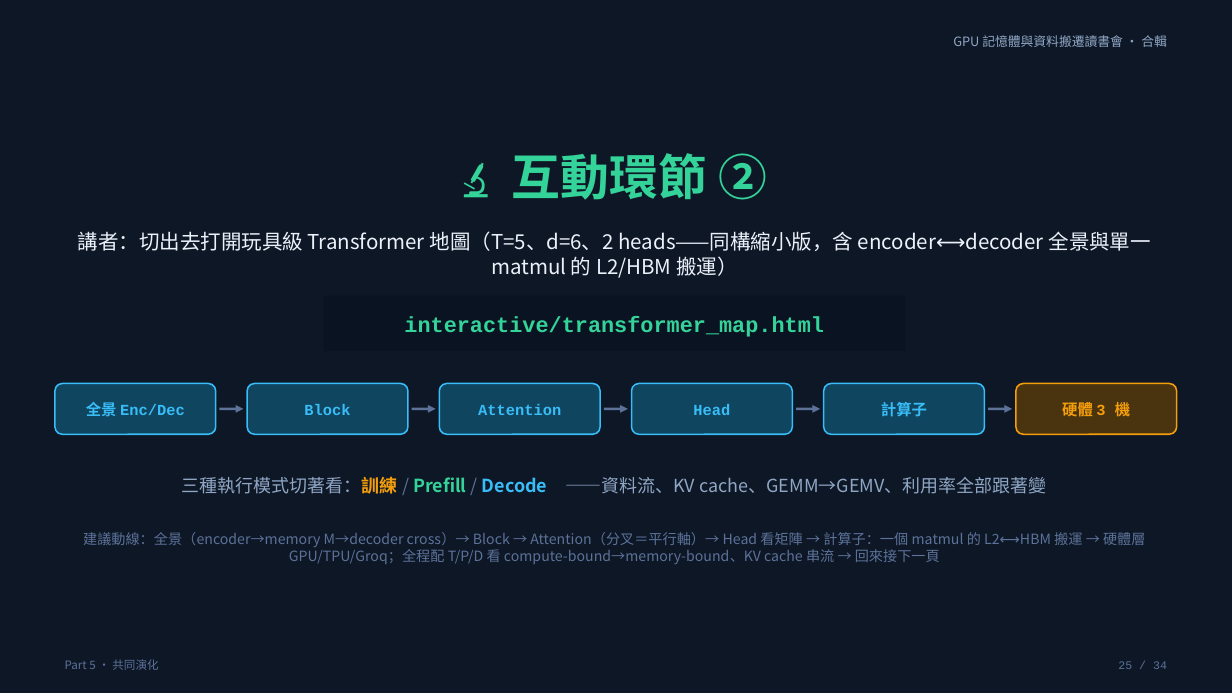
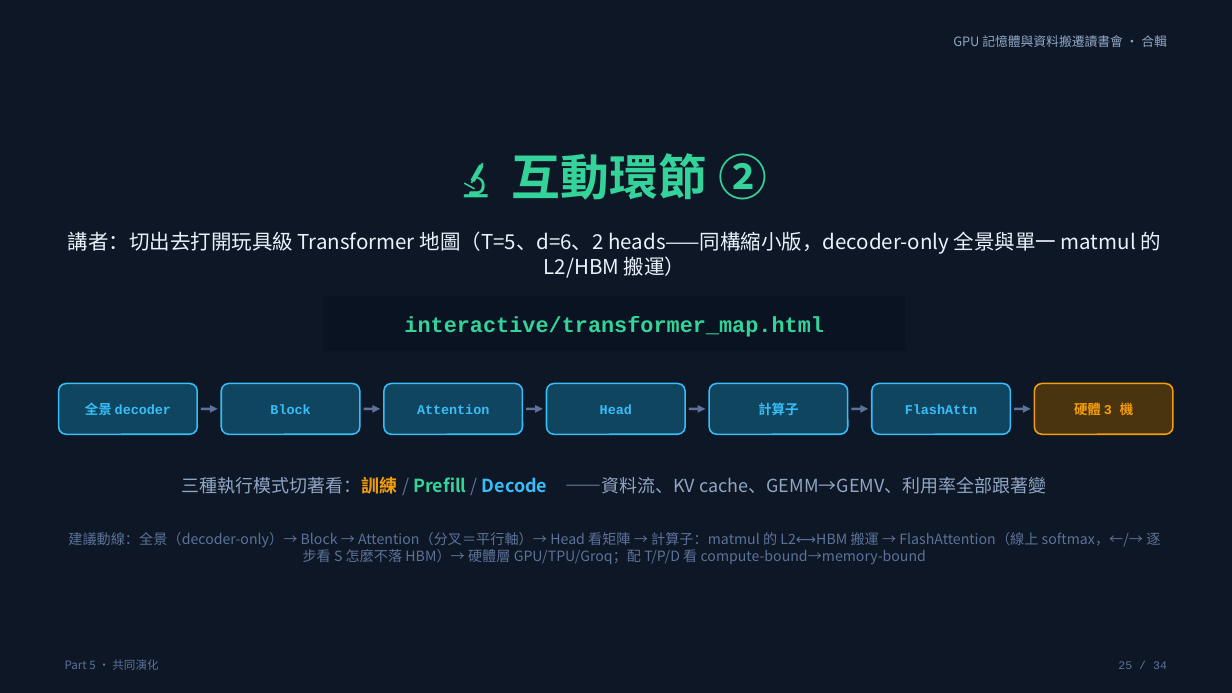
Before and after one commit to ChesterHsieh/Always_try_to_learn, a slide deck: slide 25 of gpu-memory-reading-club/slides/full_series.pptx. Drawn at 1232x693 pixels with LibreOffice and Linux fonts; fonts in the diff are those of the drawing. Boxes give left, top, right and bottom in pixels: in the first picture for what was removed or moved away, otherwise in the second. Text is boxed around its words. In the diff, an @@ line names an element or a change of style, - is before the commit and + after.

Commit message:
feat(gpu-memory-reading-club): 重編為五堂課，主幹改成 SGLang 的問題導向
第三堂重編為「SGLang 單機篇」(24 頁)，主幹從 roofline 換成沿著 SGLang
遇到的問題走：①程式難平行 → 前端 DSL；②前綴重算 → 分頁 KV +
RadixAttention + continuous batching（含「RadixAttention vs
PagedAttention 是假對立」的澄清）；③輸出不可控 → Compressed FSM
（含與②的正交性紅線）；④CPU 成瓶頸 → zero-overhead scheduler /
CUDA Graph / chunked prefill；天花板：投機解碼·MTP、量化。

新增第四堂講稿「SGLang 多機篇」(問題 ⑤–⑧，投影片待補)：以經典分散式
系統的八類共同問題為開場框架，逐格對照 GPU 叢集哪些被規避／變形／放大，
並指出推論服務比訓練更靠近經典分散式系統那一端；含「KV 該搬還是該重算」
的壓軸推導構想。

新增第五堂「中國開源模型」(16 頁)：五個旋鈕（壓 KV／少算／少看／
一次多產／降精度）× 五個實驗室，含 MiniMax M1→M2→M3 反例兩頁與
「為什麼他們連 kernel 都開源」。

新增互動教具 serving_map.html：同一批請求在 naive / continuous batching /
paged KV / radix 前綴共用 / PD 分離 五種模式下的 GPU 時間軸、HBM 佔用、
有效 batch 與 roofline 位置。

一併納入先前未提交的第二堂（投影片、講稿、parallelism_map），
README 新增 §4.0 實際開講場次對照表，並修正 full_series 頁數 37→34。

```diff
--- a/gpu-memory-reading-club/slides/full_series.pptx
+++ b/gpu-memory-reading-club/slides/full_series.pptx
@@ text at bbox=[68, 231, 1161, 278]: text changed @@
-講者：切出去打開玩具級 Transformer 地圖（T=5、d=6、2 heads——同構縮小版，含 encoder⟷decoder 全景與單一 matmul 的 L2/HBM 搬運）
+講者：切出去打開玩具級 Transformer 地圖（T=5、d=6、2 heads——同構縮小版，decoder-only 全景與單一 matmul 的 L2/HBM 搬運）
@@ rounded rectangle: place and size @@
-rounded rectangle at bbox=[55, 384, 215, 434]
+rounded rectangle at bbox=[59, 384, 198, 434]
@@ text "Block": place and size @@
-text "Block" at bbox=[304, 404, 350, 415]
+text "Block" at bbox=[270, 404, 310, 414]
@@ rounded rectangle: place and size @@
-rounded rectangle at bbox=[247, 384, 408, 434]
+rounded rectangle at bbox=[222, 384, 360, 434]
@@ text "Attention": place and size @@
-text "Attention" at bbox=[478, 404, 561, 415]
+text "Attention" at bbox=[417, 404, 489, 414]
@@ rounded rectangle: place and size @@
-rounded rectangle at bbox=[439, 384, 600, 434]
+rounded rectangle at bbox=[384, 384, 523, 434]
@@ text "Head": place and size @@
-text "Head" at bbox=[693, 404, 730, 415]
+text "Head" at bbox=[600, 404, 632, 414]
@@ rounded rectangle added at bbox=[547, 384, 686, 434], fill #10455F, outline #38BDF8 1.2 pt @@
@@ size 12 to 10.5 pt in 5 elements at bbox=[1074, 400, 1133, 418], bbox=[270, 404, 310, 414], bbox=[417, 404, 489, 414], bbox=[600, 404, 632, 414], bbox=[758, 402, 798, 415] @@
@@ text "計算子": place and size @@
-text "計算子" at bbox=[881, 402, 927, 417]
+text "計算子" at bbox=[758, 402, 798, 415]
@@ rounded rectangle: place and size @@
-rounded rectangle at bbox=[631, 384, 792, 434]
+rounded rectangle at bbox=[709, 384, 848, 434]
@@ rounded rectangle: place and size @@
-rounded rectangle at bbox=[823, 384, 984, 434]
+rounded rectangle at bbox=[872, 384, 1011, 434]
@@ text "硬體 3 機": place and size @@
-text "硬體 3 機" at bbox=[1062, 399, 1130, 419]
+text "硬體 3 機" at bbox=[1074, 400, 1133, 418]
@@ rounded rectangle: place and size @@
-rounded rectangle at bbox=[1016, 384, 1177, 434]
+rounded rectangle at bbox=[1035, 384, 1174, 434]
@@ text at bbox=[85, 402, 171, 415]: text changed; size 12 to 10.5 pt @@
-全景 Enc/Dec
+全景 decoder
@@ arrow moved from (220, 409) - (243, 409) to (201, 409) - (217, 409) @@
@@ arrow moved from (412, 409) - (435, 409) to (364, 409) - (381, 409) @@
@@ arrow moved from (604, 409) - (628, 409) to (527, 409) - (543, 409) @@
@@ arrow added from (689, 409) to (705, 409), #5C7299 2 pt @@
@@ arrow moved from (797, 409) - (821, 409) to (851, 409) - (868, 409) @@
@@ text added at bbox=[905, 404, 977, 414], 10.5 pt, text #38BDF8, bold @@
+FlashAttn
@@ arrow moved from (989, 409) - (1013, 409) to (1014, 409) - (1031, 409) @@
@@ text at bbox=[68, 532, 1160, 564]: text changed @@
-建議動線：全景（encoder→memory M→decoder cross）→ Block → Attention（分叉＝平行軸）→ Head 看矩陣 → 計算子：一個 matmul 的 L2⟷HBM 搬運 → 硬體層 GPU/TPU/Groq；全程配 T/P/D 看 compute-bound→memory-bound、KV cache 串流 → 回來接下一頁
+建議動線：全景（decoder-only）→ Block → Attention（分叉＝平行軸）→ Head 看矩陣 → 計算子：matmul 的 L2⟷HBM 搬運 → FlashAttention（線上 softmax，←/→ 逐步看 S 怎麼不落 HBM）→ 硬體層 GPU/TPU/Groq；配 T/P/D 看 compute-bound→memory-bound
```
Also in this commit, not shown: 20 other files.
